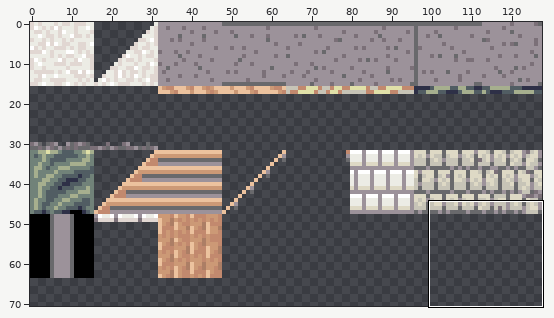
Pixel-art file -- Tilesets/building.aseprite. The first picture is a wide view before the edit; the outline marks the close-up.
Close-up. Old version:
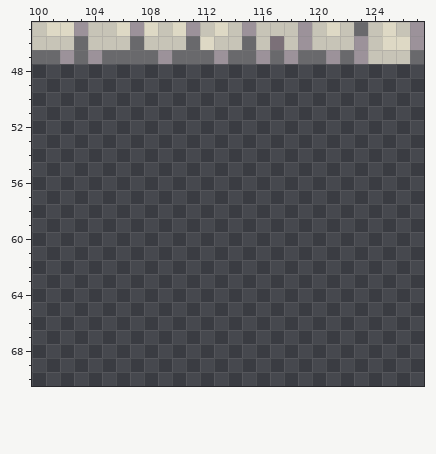
128x128 pixels, 1 frame. Shown: x 100..127, y 45..70. The wide view leaves out empty margins.
After:
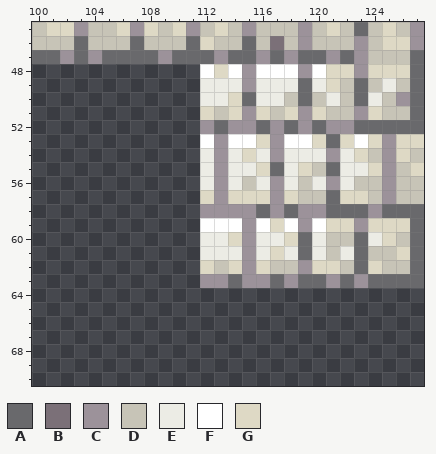
Palette (. is transparent): A #69696c  B #7b7078  C #9c929a  D #c7c4b7  E #ecece5  F #ffffff  G #ded9c5
Difference:
The edit adds colour A in row 48 at x 127; in row 49 at x 119, 123 and 127; in row 50 at x 115, 119, 123 and 127; in row 51 at x 127; in row 52 at x 113, 116, 118, 120 and 123 to 127; in row 53 at x 121.
The edit adds colour A in row 55 at x 117 and 121; in row 57 at x 121; in row 58 at x 116, 118, 121 to 123 and 125 to 127; in row 59 at x 127; in rows 60 to 61 at x 119, 123 and 127; in row 62 at x 123 and 127.
The edit adds colour A in row 63 at x 114, 117, 119 to 120, 122 and 124 to 127.
The edit adds colour C in row 48 at x 115, 119 and 123; in row 49 at x 115; in row 50 at x 126; in row 51 at x 115, 119 and 123; in row 52 at x 112, 114 to 115, 117, 119 and 121 to 122; in row 53 at x 113, 117 and 125.
The edit adds colour C in row 54 at x 113, 117, 121 and 125; in row 55 at x 113 and 125; in row 56 at x 113, 117, 121 and 125; in row 57 at x 113, 117 and 125; in row 58 at x 112 to 115, 117, 119 to 120 and 124; in row 59 at x 115, 119 and 123.
The edit adds colour C in rows 60 to 61 at x 115; in row 62 at x 115 and 119; in row 63 at x 112 to 113, 115 to 116, 118, 121 and 123.
The edit adds colour D in row 49 at x 122, 124 and 126; in row 50 at x 118, 120, 122 and 125; in row 51 at x 113, 117, 121 to 122 and 125 to 126; in row 54 at x 124 and 127; in row 55 at x 120 and 126; in row 56 at x 115, 119, 123 to 124 and 126 to 127.
The edit adds colour D in row 57 at x 119 to 120, 124 and 126 to 127; in row 60 at x 121 to 122 and 126; in row 61 at x 121 and 124 to 125; in row 62 at x 113, 117 to 118, 122 and 125 to 126.
The edit adds colour E in row 49 at x 112 to 114, 116 to 118, 120 and 125; in row 50 at x 112 to 113, 116 to 117, 121 and 124; in row 54 at x 112, 114, 116, 118 to 120 and 122; in row 55 at x 112, 114 to 115, 118 and 122 to 123; in row 56 at x 112, 114, 116, 118, 120 and 122; in row 60 at x 112 to 113, 116 to 117, 120 and 124.
The edit adds colour E in row 61 at x 112 to 114, 116, 118, 120 and 122.
The edit adds colour F in row 48 at x 112, 114, 116 to 118 and 120; in row 53 at x 112, 114 to 115, 118 to 119 and 123; in row 59 at x 112 to 114, 116, 118 and 120.
The edit adds colour G in row 48 at x 113, 121 to 122 and 124 to 126; in row 49 at x 121; in row 50 at x 114; in row 51 at x 112, 114, 116, 118, 120 and 124; in row 53 at x 116, 120, 122, 124 and 126 to 127; in row 54 at x 115, 123 and 126.
The edit adds colour G in row 55 at x 116, 119, 124 and 127; in row 57 at x 112, 114 to 116, 118 and 122 to 123; in row 59 at x 117, 121 to 122 and 124 to 126; in row 60 at x 114, 118 and 125; in row 61 at x 117 and 126; in row 62 at x 112, 114, 116, 120 to 121 and 124.
Boxes around the changes in both close-ups, in picture pixels (x1, y1, x2, y2):
added: (200, 64, 424, 288)
